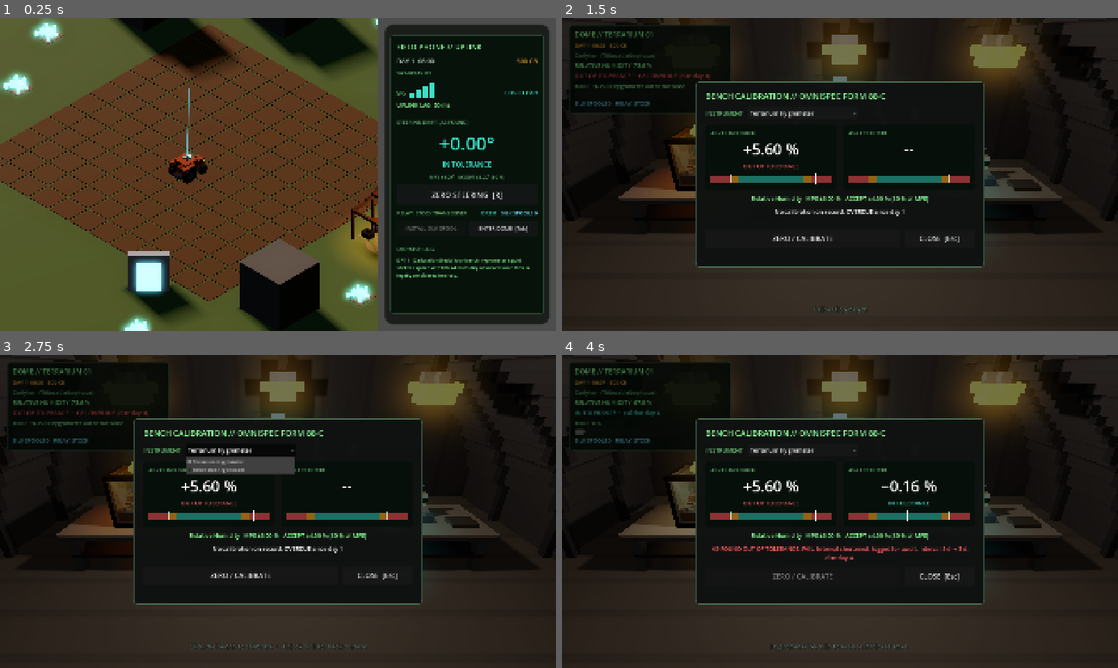
Above: before the commit, frames 1-4 (two rows, left to right).
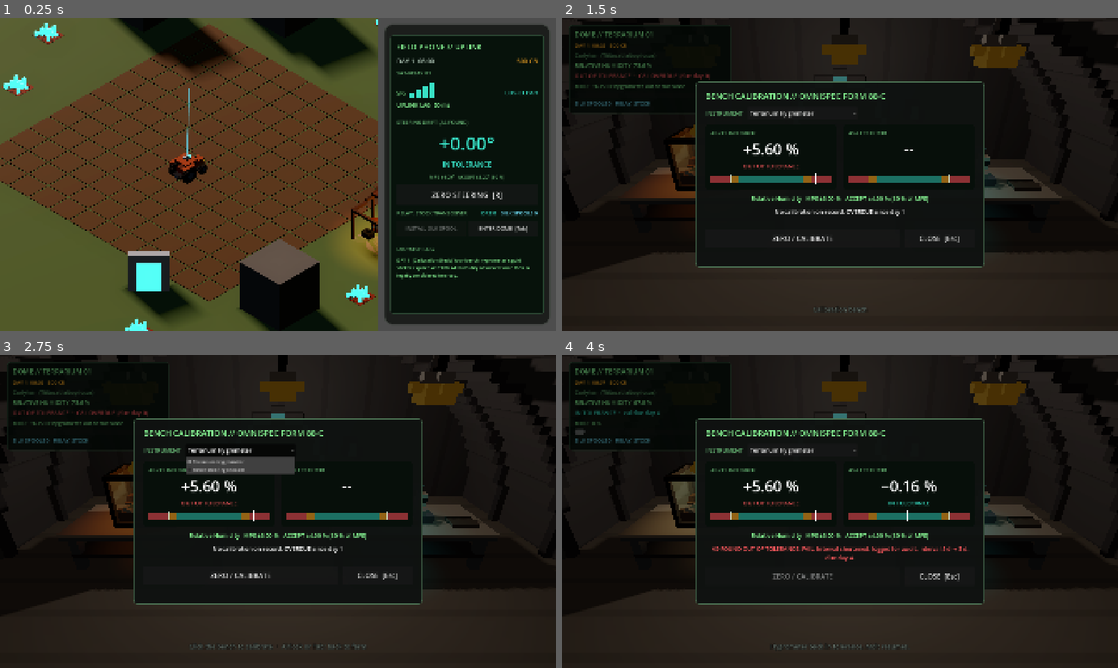
Above: after the commit, the same moments.

Repository: xlockeddown-glitch/out-of-spec
Game: Godot game, scene res://scenes/main_farm.tscn
Same seed, same stepped clock (60 frames per second), same inputs: the game is played once before the commit and once after it.
Inputs (mouse positions are in pixels of both pictures, inside the frame that each line leads up to):
- Up to frame 1 (0.25 s): no input
- Up to frame 2 (1.5 s): click "ENTER DOME [Tab]" at 0.5 s; tap Enter at 1.25 s; move the mouse to (962, 158) at 1.27 s; hold D (rover_steer_right) from 1.28 s (still down); hold E (interact) from 1.28 s (still down); click (962, 158) at 1.42 s
- Up to frame 3 (2.75 s): release D (rover_steer_right) at 2 s; release E (interact) at 2 s; click "Terrarium Hygrometer" at 2 s
- Up to frame 4 (4 s): click "ZERO / CALIBRATE" at 2.75 s; move the mouse to (728, 527) at 3.52 s; hold S (rover_reverse) from 3.53 s (still down); tap Space (rover_till) at 3.6 s

The runs differ from the first frame. In frame 1, 2.0% of the frame differs, in the area x 0-68%, y 0-100%; in frame 2, 7.5%, in the area x 0-100%, y 0-82%; in frame 3, 7.5%; in frame 4, 7.5%.

Commit message:
Lighting pass: amber pendants, CeilingLight under a pendant, farm glow on palette
- ModelSlot: emit_* parts are emission only (black albedo) so scene lights no
  longer tint them; EMIT_ENERGY 2.5 -> 1.2; new emit_energy_overrides per part.
- Dome: pendants and terrarium heat lamp at 0.5, so Filmic keeps them amber
  (measured #D59C1C, was #FFFF77). CeilingLight moved under the center pendant
  (0.1, 3.45, -0.9).
- Terrarium status LED uses EMIT_ENERGY (the red at 3.0 blew out to pink).
- Farm greybox glow: airlock door/spool bay on palette teal #38E1C6 at 1.2
  (was off-palette cyan at 2.0, read white); amber greybox at 0.5.
- docs/art/voxel_models.md: glow energy note.

Co-Authored-By: Claude Opus 5.5 <noreply@anthropic.com>

Diff:
--- a/scenes/dome_interior.tscn
+++ b/scenes/dome_interior.tscn
@@ -90,7 +90,7 @@
 environment = SubResource("Env")
 
 [node name="CeilingLight" type="OmniLight3D" parent="."]
-position = Vector3(0, 4, 1)
+position = Vector3(0.1, 3.45, -0.9)
 light_color = Color(1, 0.85, 0.7, 1)
 light_energy = 1.5
 shadow_enabled = true
@@ -376,6 +376,9 @@
 script = ExtResource("5_slot")
 model_path = "res://assets/voxels/terrarium.glb"
 model_scale = 0.1
+emit_energy_overrides = Dictionary[String, float]({
+"emit_heat_lamp": 0.5
+})
 greybox = [NodePath("../Glass"), NodePath("../Substrate"), NodePath("../HygroPod"), NodePath("../LampHead")]
 
 [node name="SpiderModel" type="Node3D" parent="Terrarium/Tarantula" node_paths=PackedStringArray("greybox")]
@@ -389,6 +392,9 @@
 script = ExtResource("5_slot")
 model_path = "res://assets/voxels/dome_room.glb"
 model_scale = 0.2
+emit_energy_overrides = Dictionary[String, float]({
+"emit_lamps": 0.5
+})
 greybox = [NodePath("../Floor"), NodePath("../BackWall"), NodePath("../LeftWall"), NodePath("../RightWall"), NodePath("../../Airlock/Frame"), NodePath("../../Airlock/Door")]
 
 [node name="LeftBenchModel" type="Node3D" parent="." node_paths=PackedStringArray("greybox")]
--- a/scenes/main_farm.tscn
+++ b/scenes/main_farm.tscn
@@ -47,10 +47,10 @@
 albedo_color = Color(0.12, 0.12, 0.13, 1)
 
 [sub_resource type="StandardMaterial3D" id="MatCyanGlow"]
-albedo_color = Color(0.3, 0.85, 1, 1)
+albedo_color = Color(0, 0, 0, 1)
 emission_enabled = true
-emission = Color(0.3, 0.85, 1, 1)
-emission_energy_multiplier = 2.0
+emission = Color(0.2196, 0.8824, 0.7765, 1)
+emission_energy_multiplier = 1.2
 
 [sub_resource type="StandardMaterial3D" id="MatPod"]
 albedo_color = Color(0.78, 0.42, 0.16, 1)
@@ -58,10 +58,10 @@
 roughness = 0.5
 
 [sub_resource type="StandardMaterial3D" id="MatAmberGlow"]
-albedo_color = Color(0.96, 0.65, 0.14, 1)
+albedo_color = Color(0, 0, 0, 1)
 emission_enabled = true
-emission = Color(0.96, 0.65, 0.14, 1)
-emission_energy_multiplier = 3.0
+emission = Color(0.9608, 0.651, 0.1373, 1)
+emission_energy_multiplier = 0.5
 
 [sub_resource type="BoxShape3D" id="BayShape"]
 size = Vector3(5, 3, 5)
--- a/scripts/dome/terrarium.gd
+++ b/scripts/dome/terrarium.gd
@@ -25,7 +25,7 @@
 
 func _ready() -> void:
 	_led_mat.emission_enabled = true
-	_led_mat.emission_energy_multiplier = 3.0
+	_led_mat.emission_energy_multiplier = ModelSlot.EMIT_ENERGY
 	if status_led:
 		status_led.material_override = _led_mat
 	if tarantula:
--- a/scripts/world/model_slot.gd
+++ b/scripts/world/model_slot.gd
@@ -12,7 +12,7 @@
 ## docs/art/voxel_models.md for the naming rules.
 
 const EMIT_PREFIX := "emit_"
-const EMIT_ENERGY := 2.5
+const EMIT_ENERGY := 1.2
 
 @export_file("*.glb", "*.gltf", "*.tscn") var model_path: String = ""
 ## Uniform scale for the imported model, so one voxel lands at the size given in
@@ -20,6 +20,10 @@
 @export var model_scale: float = 1.0
 ## Greybox nodes to hide when a model loads. Empty = this node's geometry children.
 @export var greybox: Array[Node3D] = []
+## Glow strength per emit_* part, for parts that should not use EMIT_ENERGY. Warm
+## amber clips toward yellow under the Filmic tonemap well before teal does, so
+## amber lamps need a lower value to keep their hue.
+@export var emit_energy_overrides: Dictionary[String, float] = {}
 
 var _model: Node3D = null
 
@@ -47,7 +51,7 @@
 		_model.queue_free()
 	_hide_greybox()
 	instance.scale = Vector3.ONE * model_scale
-	apply_emission(instance)
+	apply_emission(instance, emit_energy_overrides)
 	add_child(instance)
 	_model = instance
 	model_path = path
@@ -81,8 +85,9 @@
 			node.visible = false
 
 
-## Makes meshes named emit_* glow in their own colors. Also used by OreFissure.
-static func apply_emission(root: Node) -> void:
+## Makes meshes named emit_* glow in their own colors, at EMIT_ENERGY unless
+## `overrides` names the part. Also used by OreFissure.
+static func apply_emission(root: Node, overrides: Dictionary[String, float] = {}) -> void:
 	for node: Node in root.find_children("*", "MeshInstance3D", true, false):
 		if not String(node.name).to_lower().begins_with(EMIT_PREFIX):
 			continue
@@ -95,7 +100,7 @@
 				continue
 			var glow := source.duplicate() as BaseMaterial3D
 			glow.emission_enabled = true
-			glow.emission_energy_multiplier = EMIT_ENERGY
+			glow.emission_energy_multiplier = float(overrides.get(String(node.name), EMIT_ENERGY))
 			if glow.albedo_texture:
 				# Palette texture: glow = texture color (MULTIPLY, not the default ADD,
 				# which would wash it to white).
@@ -104,4 +109,7 @@
 				glow.emission_operator = BaseMaterial3D.EMISSION_OP_MULTIPLY
 			else:
 				glow.emission = glow.albedo_color
+			# Emission only: scene lights falling on the part would add to its glow and
+			# shift the hue (amber lamps under a warm light read yellow).
+			glow.albedo_color = Color.BLACK
 			mesh_instance.set_surface_override_material(i, glow)
Not shown, changed: docs/art/voxel_models.md
